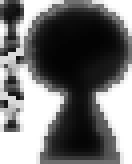
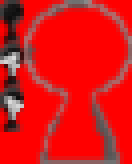
Two versions of the same layered image (132 x 164). Layer-by-layer changes:
added layer "Overlay.png-Kopie#1" above "Overlay.png-Kopie" over (0, 92, 24, 120)
painted on "Overlay.png-Kopie" over (0, 48, 24, 120)
hid "Hintergrund-Kopie#7" over (0, 88, 24, 132)
hid "Hintergrund-Kopie#8" over (0, 44, 24, 88)
added layer "Hintergrund-Kopie#10" above "Hintergrund-Kopie#9" over (0, 88, 24, 132)
added layer "Hintergrund-Kopie#9" above "Hintergrund-Kopie#6" over (0, 44, 24, 88)
added layer "Neue Ebene" above "Hintergrund-Kopie#5" over (0, 0, 132, 164)
